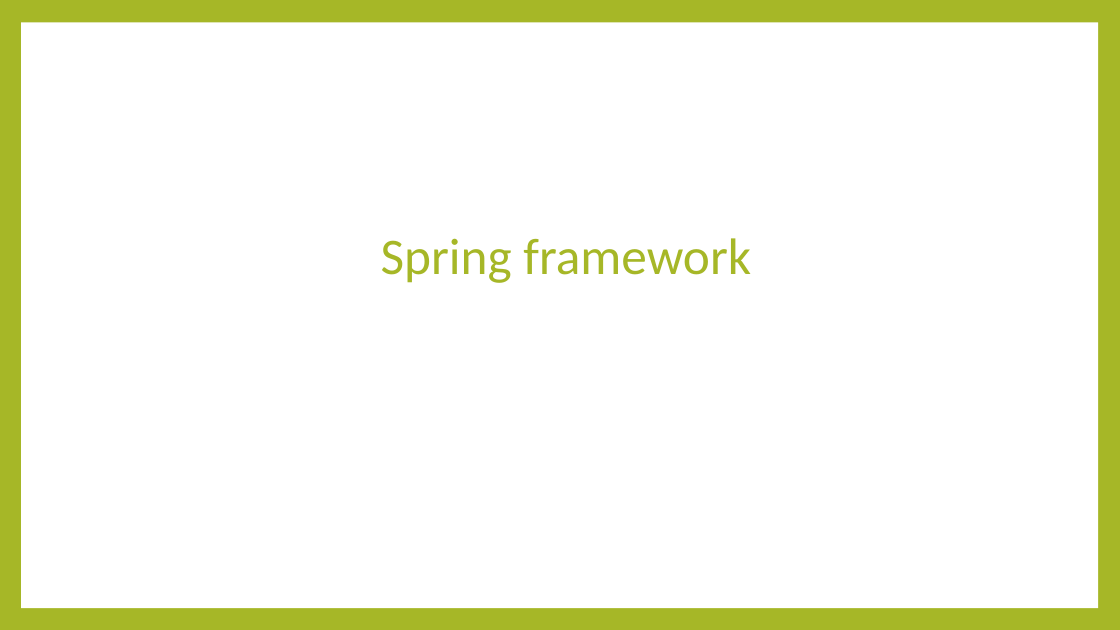
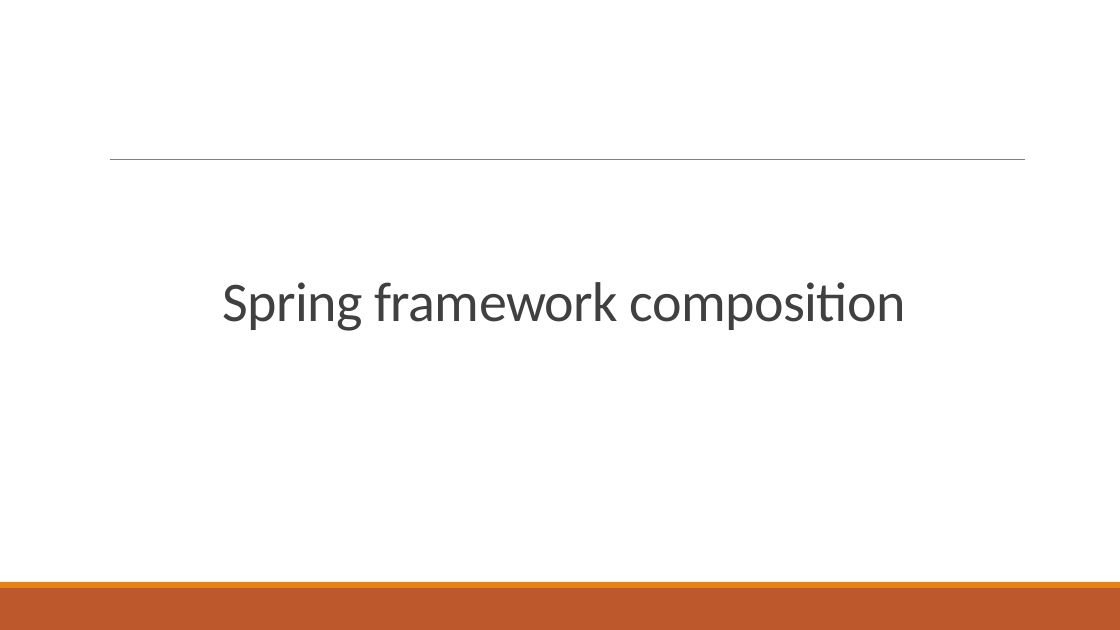
Before and after one commit to minhcnrs/JAVA_Course_Spring_Training, a slide deck: slide 28 of course/Spring-Day2.pptx. Drawn at 1120x630 pixels with LibreOffice and Linux fonts; fonts in the diff are those of the drawing. Boxes give left, top, right and bottom in pixels: in the first picture for what was removed or moved away, otherwise in the second. Text is boxed around its words. In the diff, an @@ line names an element or a change of style, - is before the commit and + after.

```diff
--- a/course/Spring-Day2.pptx
+++ b/course/Spring-Day2.pptx
@@ background #A6B727 to #FFFFFF @@
@@ rectangle removed at (21, 23, 1098, 608) @@
@@ line added from (110, 160) to (1026, 160), #808080 0.5 pt @@
@@ title "Spring framework composition" at (223, 282, 906, 331): vertical alignment middle to bottom @@
@@ title at (223, 282, 906, 331): text changed; size 44 to 48 pt; text colour #A6B727 to #404040 @@
-Spring framework
+Spring framework composition
@@ rectangle added at (0, 588, 1120, 630), fill #BD582C @@
@@ rectangle added at (0, 582, 1120, 588), fill #E48312 @@
```
Also in this commit, not shown: 57 other slides changed, 3 slides added, 2 slides removed, 23 other files.
